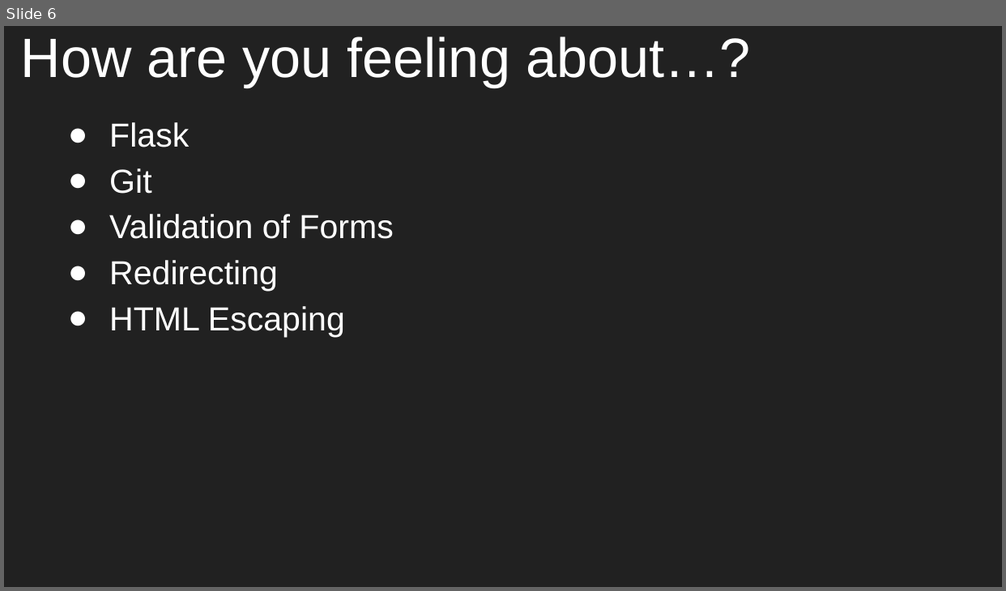
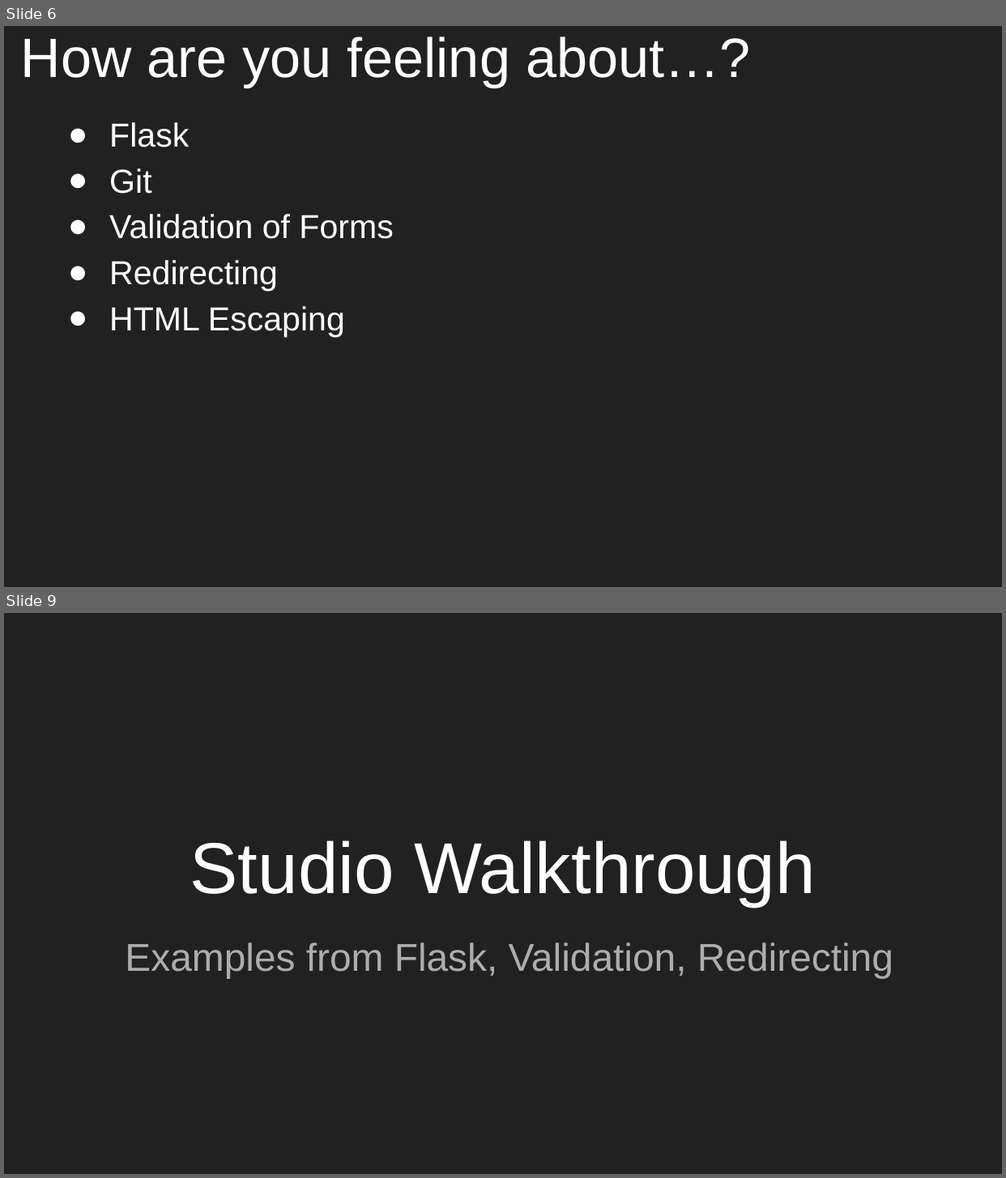
Before and after one commit to aleesham/lc101-unit2, a slide deck: slides/Unit 2 - LC 101 - Class 5.pptx. Shown one above the other, each under a label of ours: slide 6 before the commit, slides 6 and 9 after it; the slides between them are not shown. The pictures are 1006x591 and 1006x1178 pixels, drawn with LibreOffice and Linux fonts; fonts in the diff are those of the drawing. Boxes give left, top, right and bottom in pixels: in the first picture for what was removed or moved away, otherwise in the second. Text is boxed around its words. In the diff, an @@ line names an element or a change of style, - is before the commit and + after.

```diff
--- a/slides/Unit 2 - LC 101 - Class 5.pptx
+++ b/slides/Unit 2 - LC 101 - Class 5.pptx
@@ slide 9 added at (4, 613, 1002, 1174), background #212121 @@
@@ title added at (190, 841, 816, 906), 52 pt, text #FFFFFF @@
+Studio Walkthrough
@@ subtitle added at (125, 943, 893, 978), 28 pt, text #ADADAD @@
+Examples from Flask, Validation, Redirecting
```
Also in this commit, not shown: 1 slide changed, 1 other slide added, 3 slides removed, 1 other file.
